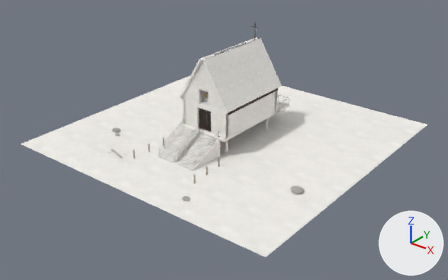
Renders of the Blender file blender/aranya-chapel.blend from each side of a commit.
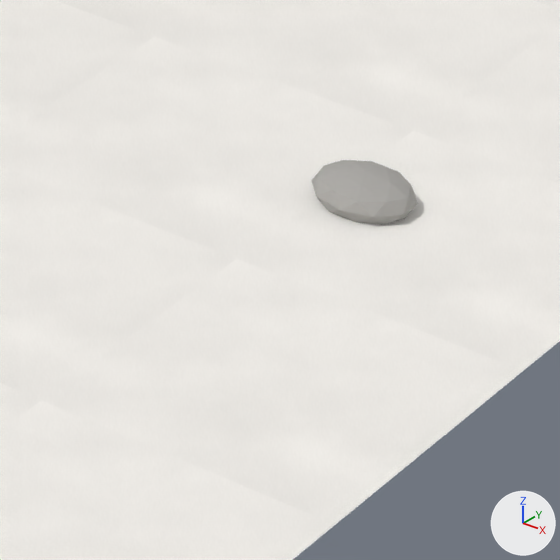
The first picture shows the older version from a 50 mm camera at (47.8, -61.2, 36.7) aimed at (0.7, -2.3, 0.2). The close-ups show the older and then the newer version on the part from 56% to 72% of the width and 59% to 85% of the height of that picture. Only the edits that show in the close-ups are written down. Arrows for +X, +Y and +Z are at lower right; the lights stay in place.

The first close-up shows 'Rocks', 'SandPad'.
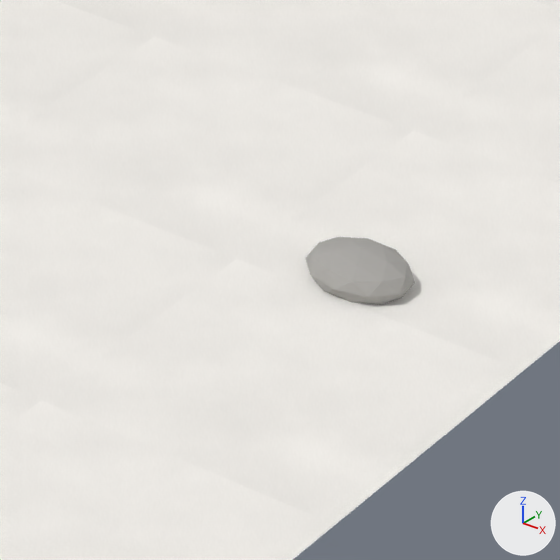
Patch to the scene script:
```diff
--- a/blender/aranya-chapel.blend.py
+++ b/blender/aranya-chapel.blend.py
@@ me_icosphere @@
 # used by ob_rocks; parent = ob_chapel; location = (0.0, 0.0, 0.0)
-me_icosphere.from_pydata(...)  # 168 vertices, 320 faces; spans x -13.7..16.4, y -17.2..-6.7, z -0.2..0.6
+me_icosphere.from_pydata(...)  # 168 vertices, 320 faces; spans x -23.7..17.6, y -18.8..-8.7, z -0.2..0.6
+# me_icosphere part 1: the loose piece of 42 vertices spanning x 14.8..16.4, y -8.1..-6.7, z -0.2..0.6 is moved by (1.2, -2.0, 0.0)
+# other edits to the shape of me_icosphere do not show in these pictures
 me_icosphere.materials.append(mat_m_rock)
```

Pixel boxes (x1, y1, x2, y2) of what changed, in the close-ups (560 x 560 px):
'Rocks', reshaped: before (311, 160, 418, 224); after (305, 237, 415, 304)
